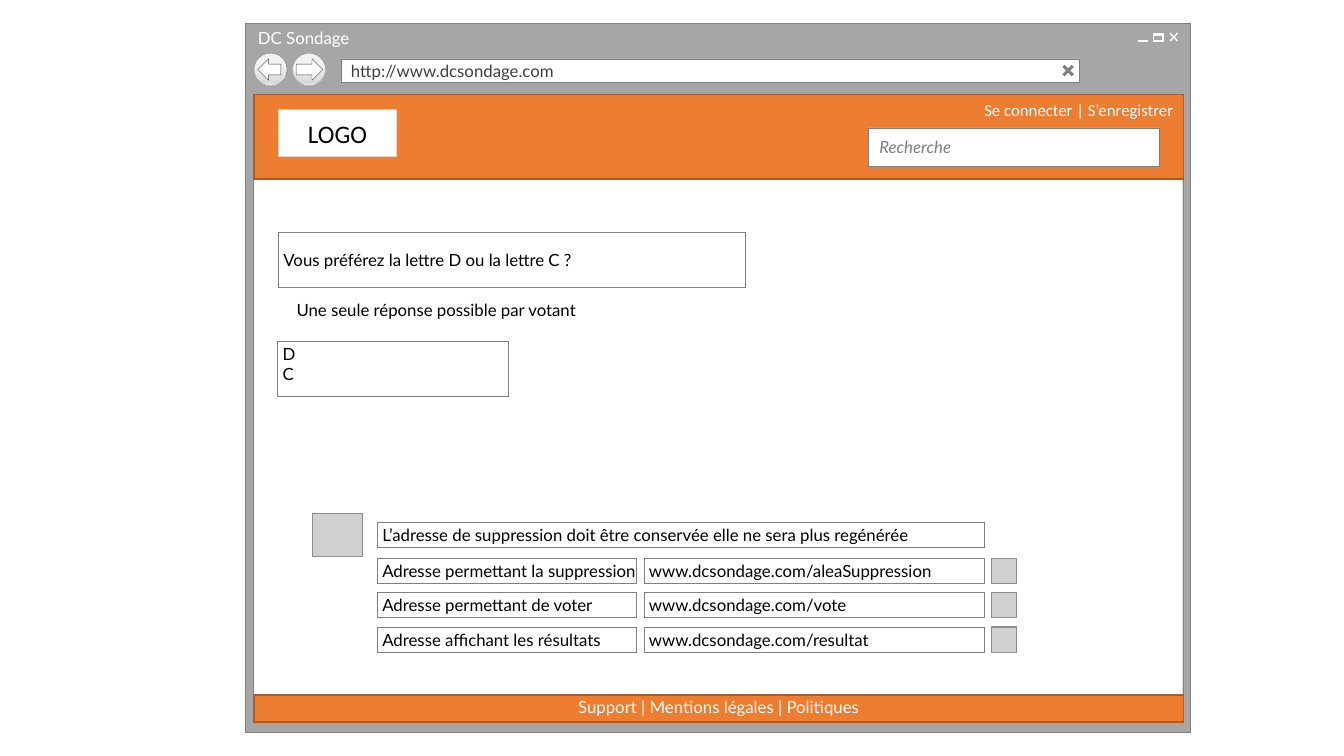
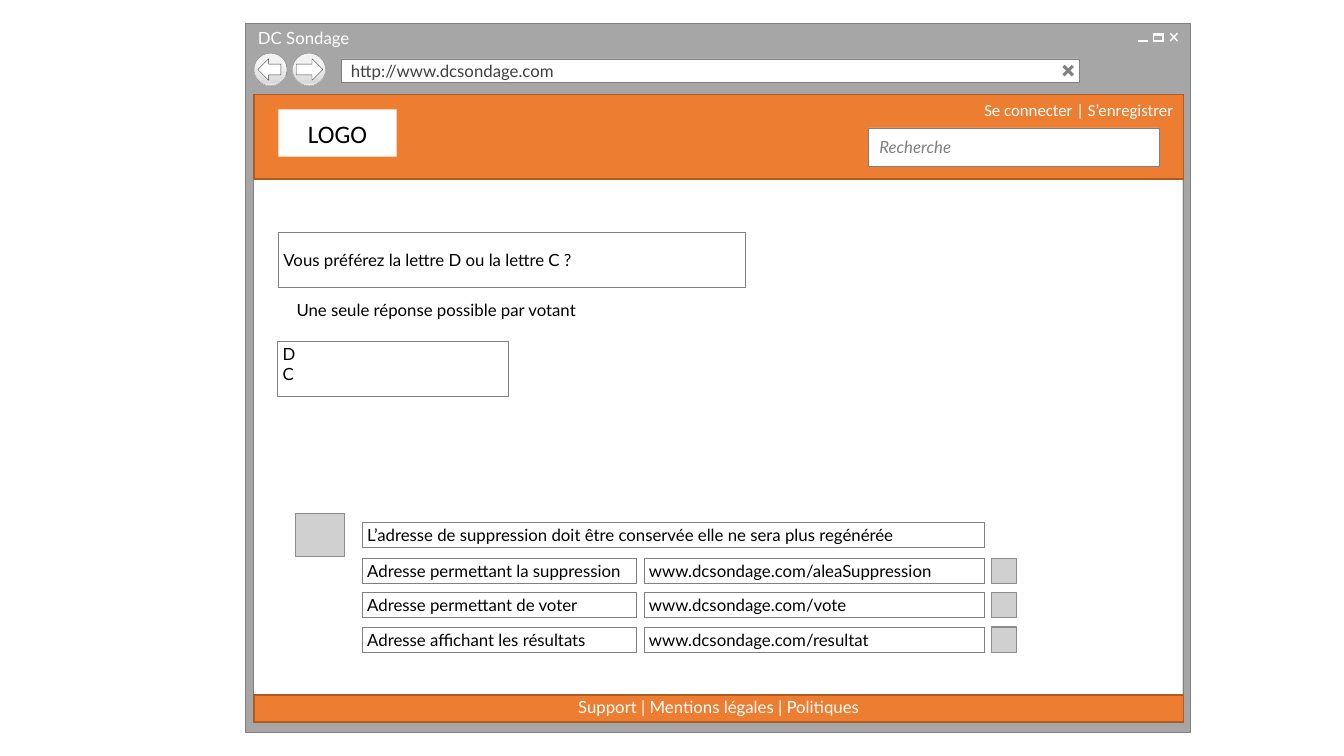
Before and after one commit to cedricbannelier/Projet1, a slide deck: slide 8 of maquetteWeb/maquetteProposition.pptx. Drawn at 1344x756 pixels with LibreOffice and Linux fonts; fonts in the diff are those of the drawing; grey boxes stand for pictures; background and template pictures are left out. Boxes give left, top, right and bottom in pixels: in the first picture for what was removed or moved away, otherwise in the second. Text is boxed around its words. In the diff, an @@ line names an element or a change of style, - is before the commit and + after.

```diff
--- a/maquetteWeb/maquetteProposition.pptx
+++ b/maquetteWeb/maquetteProposition.pptx
@@ picture: place and size @@
-picture at (313, 513, 362, 557)
+picture at (295, 513, 345, 557)
@@ rectangle "L’adresse de suppression doit être ...": place and size @@
-rectangle "L’adresse de suppression doit être ..." at (377, 522, 985, 547)
+rectangle "L’adresse de suppression doit être ..." at (362, 522, 985, 547)
@@ rectangle "Adresse permettant la suppression": place and size @@
-rectangle "Adresse permettant la suppression" at (377, 558, 636, 583)
+rectangle "Adresse permettant la suppression" at (362, 558, 636, 583)
@@ rectangle "Adresse permettant de voter": place and size @@
-rectangle "Adresse permettant de voter" at (377, 592, 636, 617)
+rectangle "Adresse permettant de voter" at (362, 592, 636, 617)
@@ rectangle "Adresse affichant les résultats": place and size @@
-rectangle "Adresse affichant les résultats" at (377, 627, 636, 652)
+rectangle "Adresse affichant les résultats" at (362, 627, 636, 652)
```
Also in this commit, not shown: 19 other slides changed, 1 other file.
